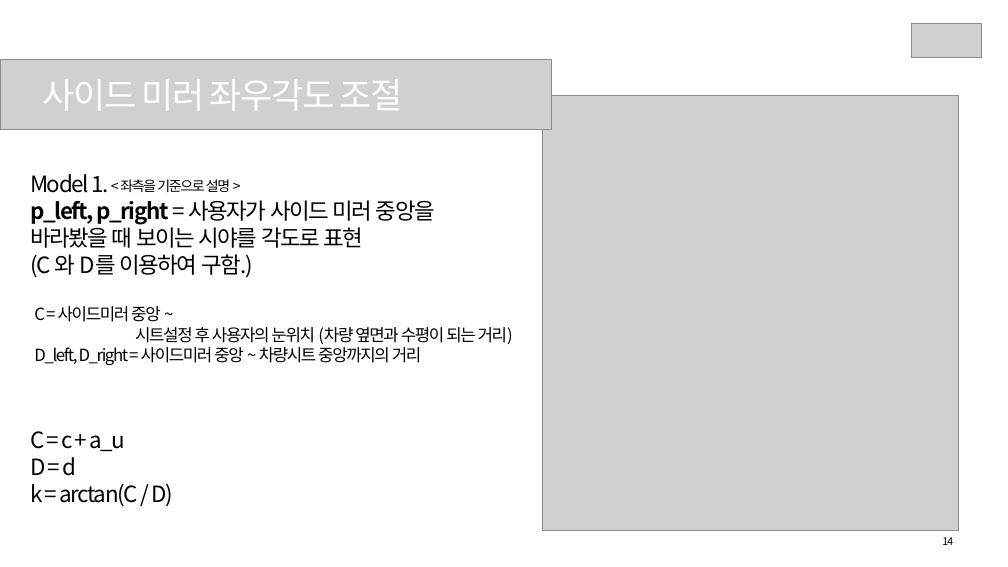
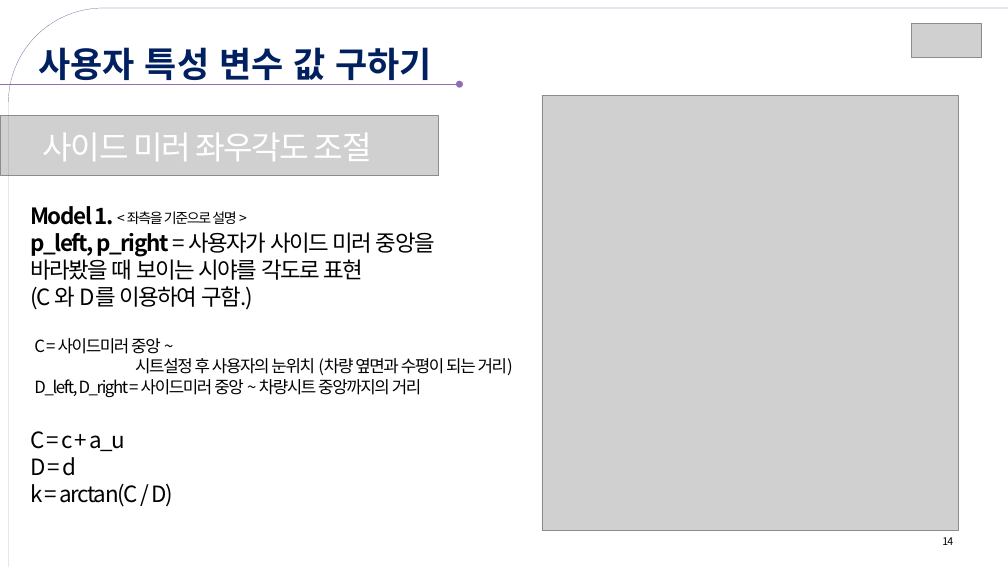
Before and after one commit to hyedinion/DrivePosition, a slide deck: slide 14 of SL_차량용어플리케이션아이디어_Hustar.pptx. Drawn at 1008x567 pixels with LibreOffice and Linux fonts; fonts in the diff are those of the drawing; grey boxes stand for pictures; background and template pictures are left out. Boxes give left, top, right and bottom in pixels: in the first picture for what was removed or moved away, otherwise in the second. Text is boxed around its words. In the diff, an @@ line names an element or a change of style, - is before the commit and + after.

```diff
--- a/SL_차량용어플리케이션아이디어_Hustar.pptx
+++ b/SL_차량용어플리케이션아이디어_Hustar.pptx
@@ round rect added at [9, 8, 1008, 567], outline #FFFFFF 0.25 pt @@
@@ text added at [39, 47, 432, 85], 50 pt, text #002060, bold @@
+사용자 특성 변수 값 구하기
@@ arrow added from (0, 84) to (460, 84), #906DB2 0.75 pt @@
@@ picture: place and size @@
-picture at [0, 59, 552, 129]
+picture at [0, 115, 438, 175]
@@ text "사이드 미러 좌우각도 조절": place and size @@
-text "사이드 미러 좌우각도 조절" at [43, 79, 402, 110]
+text "사이드 미러 좌우각도 조절" at [43, 133, 372, 161]
@@ text "사이드 미러 좌우각도 조절" at [43, 133, 372, 161]: size 50 to 46 pt @@
@@ text "Model 1.": place and size @@
-text "Model 1." at [30, 174, 435, 278]
+text "Model 1." at [30, 206, 435, 310]
@@ text at [30, 206, 113, 225]: bold on in "Model 1." @@
@@ text "< 좌측을 기준으로 설명 >": place and size @@
-text "< 좌측을 기준으로 설명 >" at [120, 179, 230, 192]
+text "< 좌측을 기준으로 설명 >" at [127, 211, 236, 224]
@@ text "C = 사이드미러 중앙 ~": place and size @@
-text "C = 사이드미러 중앙 ~" at [34, 306, 513, 366]
+text "C = 사이드미러 중앙 ~" at [34, 338, 513, 398]
```
Also in this commit, not shown: 16 other slides changed, 1 slide added, 1 slide removed.
